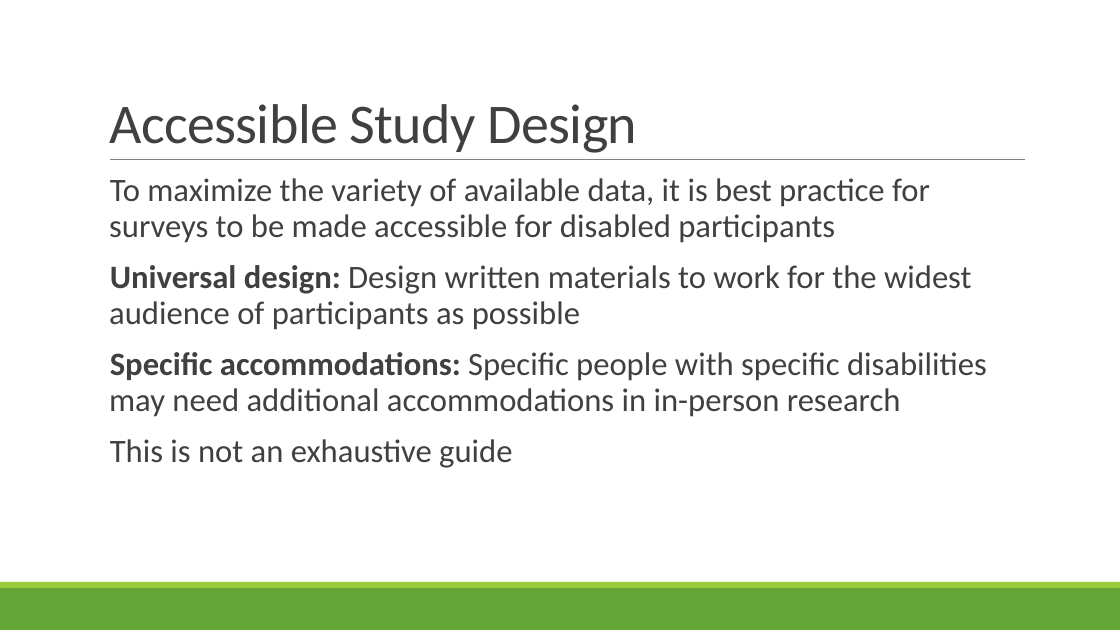
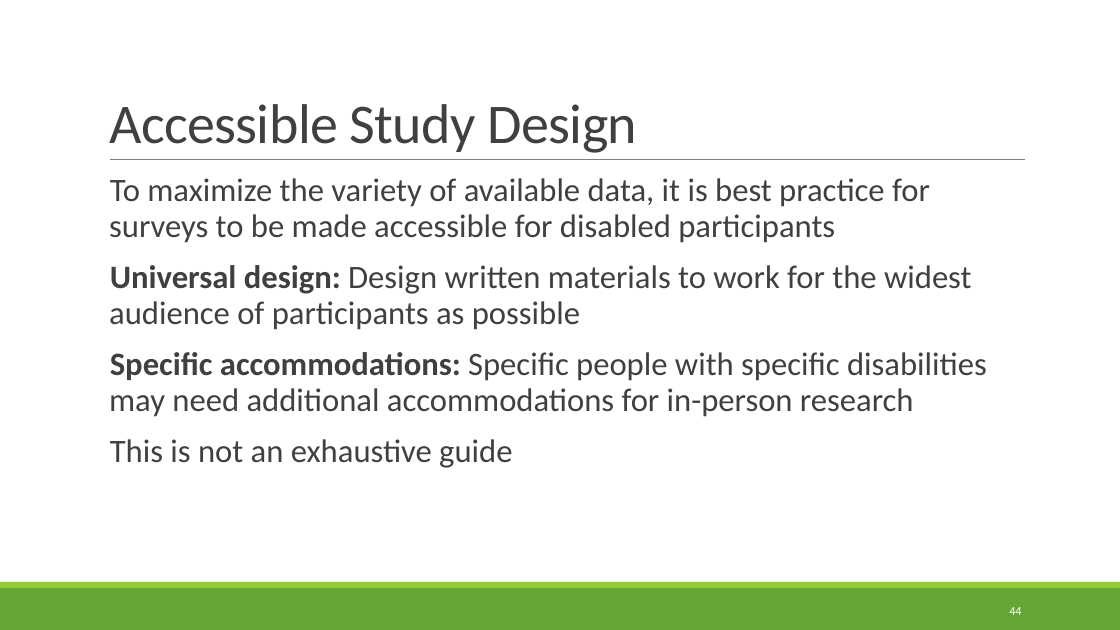
Before and after one commit to rbohrer/pl-course, a slide deck: slide 44 of LectureSlides/09Design2.pptx (slide 40 before the commit). Drawn at 1120x630 pixels with LibreOffice and Linux fonts; fonts in the diff are those of the drawing. Boxes give left, top, right and bottom in pixels: in the first picture for what was removed or moved away, otherwise in the second. Text is boxed around its words. In the diff, an @@ line names an element or a change of style, - is before the commit and + after.

```diff
--- a/LectureSlides/09Design2.pptx
+++ b/LectureSlides/09Design2.pptx
@@ text at (109, 352, 987, 417): text changed @@
-  Specific accommodations: Specific people with specific disabilities may need additional accommodations in in-person research
+  Specific accommodations: Specific people with specific disabilities may need additional accommodations for in-person research
@@ page number added at (1009, 607, 1021, 615), 10.5 pt, text #FFFFFF @@
+44
```
Also in this commit, not shown: 43 other slides changed, 4 slides added.
